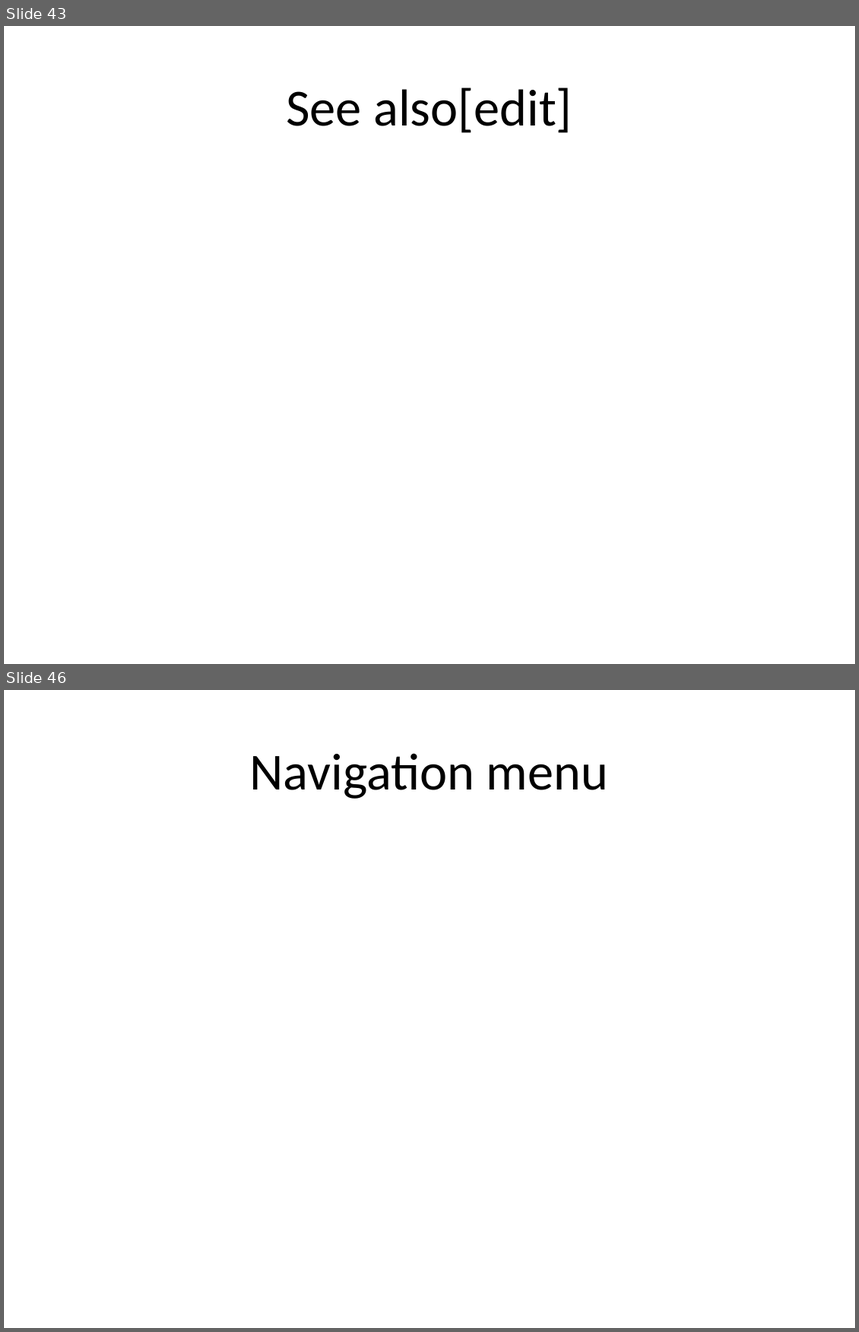
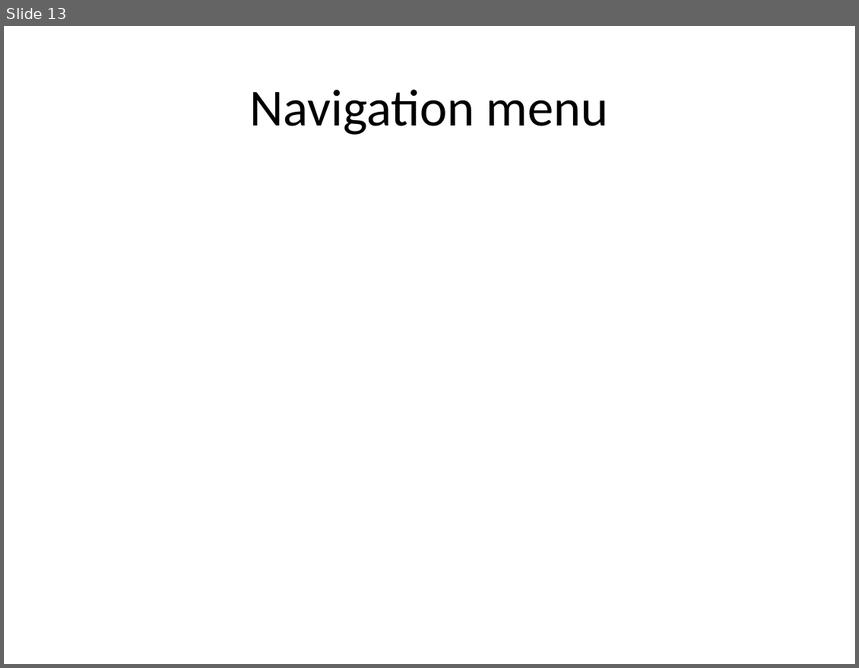
Before and after one commit to eppisai/Uplift---Smart-educational-Platform, a slide deck: AutoPPT-main/AutoPPT-main/something.pptx. Shown one above the other, each under a label of ours: slides 43 and 46 before the commit, slide 13 after it; the slides between them are not shown. The pictures are 859x1332 and 859x668 pixels, drawn with LibreOffice and Linux fonts; fonts in the diff are those of the drawing. Boxes give left, top, right and bottom in pixels: in the first picture for what was removed or moved away, otherwise in the second. Text is boxed around its words. In the diff, an @@ line names an element or a change of style, - is before the commit and + after.

```diff
--- a/AutoPPT-main/AutoPPT-main/something.pptx
+++ b/AutoPPT-main/AutoPPT-main/something.pptx
@@ slide 43 removed at bbox=[4, 26, 855, 664], background #FFFFFF @@
@@ title removed at bbox=[286, 88, 572, 133] @@
-See also[edit]
@@ what was slide 46 is now slide 13 @@
```
Also in this commit, not shown: 2 slides changed, 10 slides added, 42 other slides removed, 1 other file.
